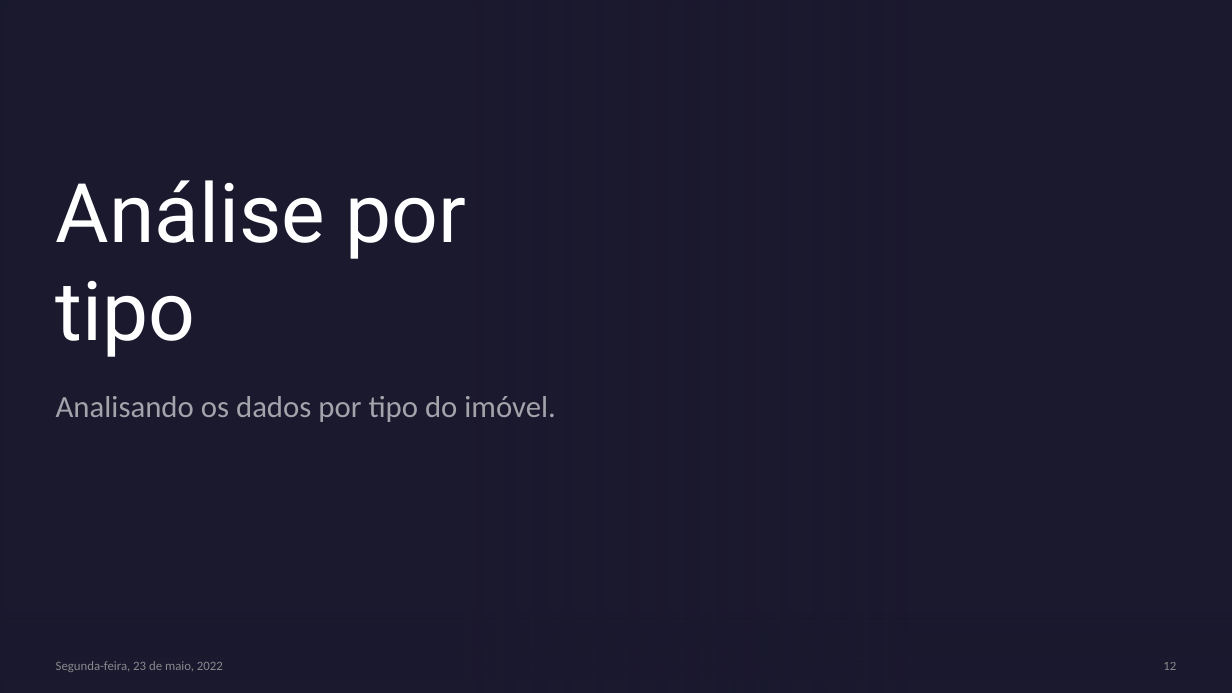
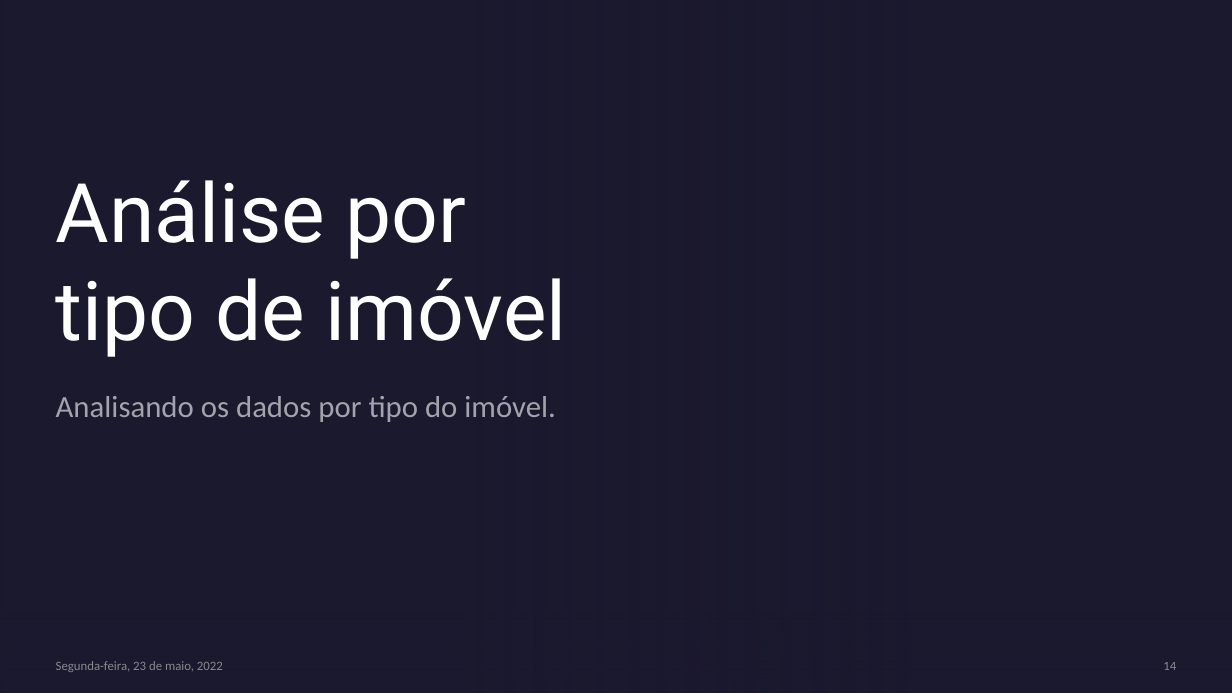
Before and after one commit to lidiambsouza/price_properties, a slide deck: slide 14 of Modelo Imobiliário.pptx (slide 12 before the commit). Drawn at 1232x693 pixels with LibreOffice and Linux fonts; fonts in the diff are those of the drawing; background and template pictures are left out. Boxes give left, top, right and bottom in pixels: in the first picture for what was removed or moved away, otherwise in the second. Text is boxed around its words. In the diff, an @@ line names an element or a change of style, - is before the commit and + after.

```diff
--- a/Modelo Imobiliário.pptx
+++ b/Modelo Imobiliário.pptx
@@ rectangle removed at [0, 0, 1232, 693] @@
@@ rectangle removed at [0, 0, 909, 693] @@
@@ title at [56, 180, 567, 357]: text changed @@
-Análise por tipo
+Análise por tipo de imóvel
@@ rectangle removed at [0, 583, 1232, 693] @@
@@ page number at [1163, 662, 1176, 670]: text changed @@
-12
+14
```
Also in this commit, not shown: 16 other slides changed, 1 slide added, 1 slide removed.
